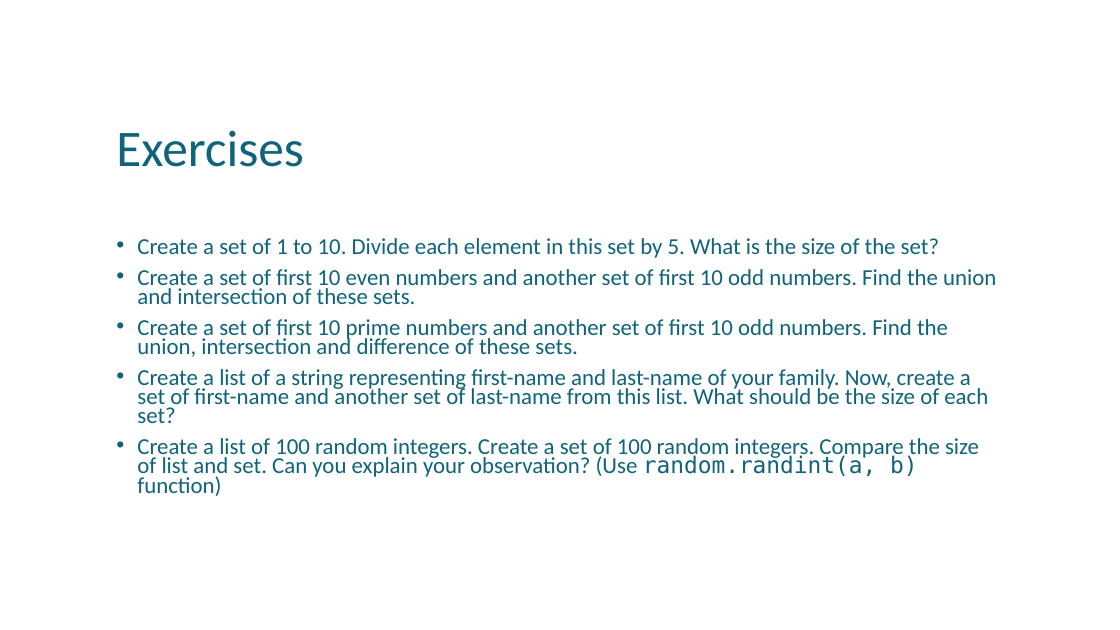
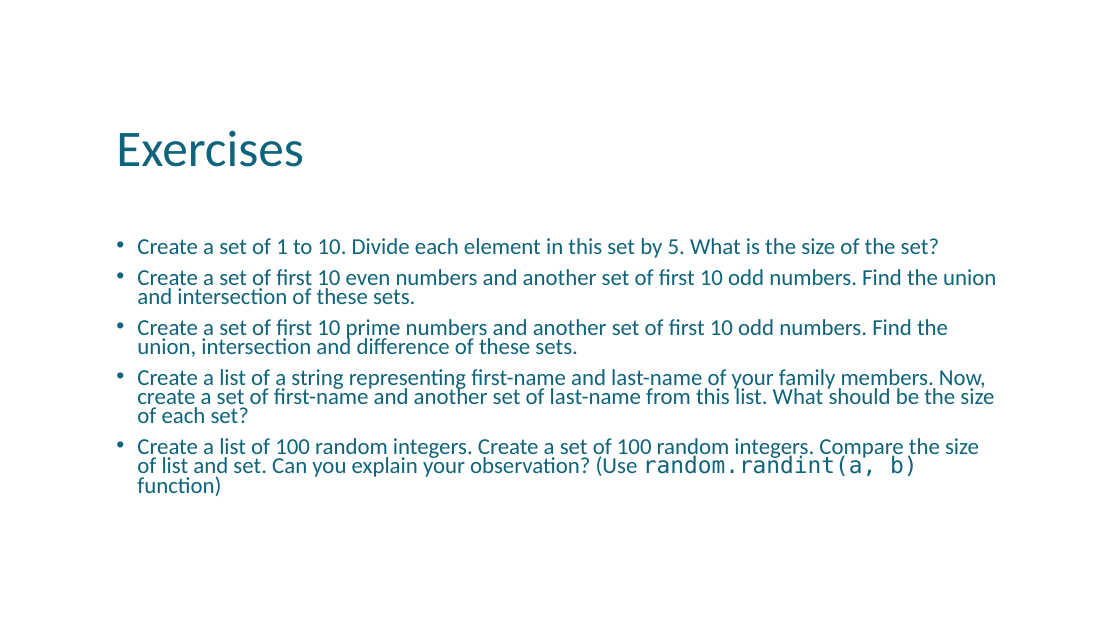
Before and after one commit to uday87j/teach_python, a slide deck: slide 16 of fundamentals/7-Set.pptx (slide 14 before the commit). Drawn at 1120x630 pixels with LibreOffice and Linux fonts; fonts in the diff are those of the drawing. Boxes give left, top, right and bottom in pixels: in the first picture for what was removed or moved away, otherwise in the second. Text is boxed around its words. In the diff, an @@ line names an element or a change of style, - is before the commit and + after.

```diff
--- a/fundamentals/7-Set.pptx
+++ b/fundamentals/7-Set.pptx
@@ text at (137, 369, 994, 423): text changed @@
-• Create a list of a string representing first-name and last-name of your family. Now, create a set of first-name and another set of last-name from this list. What should be the size of each set?
+• Create a list of a string representing first-name and last-name of your family members. Now, create a set of first-name and another set of last-name from this list. What should be the size of each set?
```
Also in this commit, not shown: 4 other slides changed, 2 slides added.
